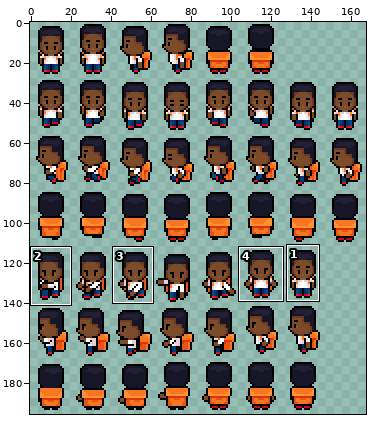
One commit to this sprite sheet: Player/Heroi.png. The picture above shows the old version from afar; the outline marks the close-up.
Close-up. As it was:
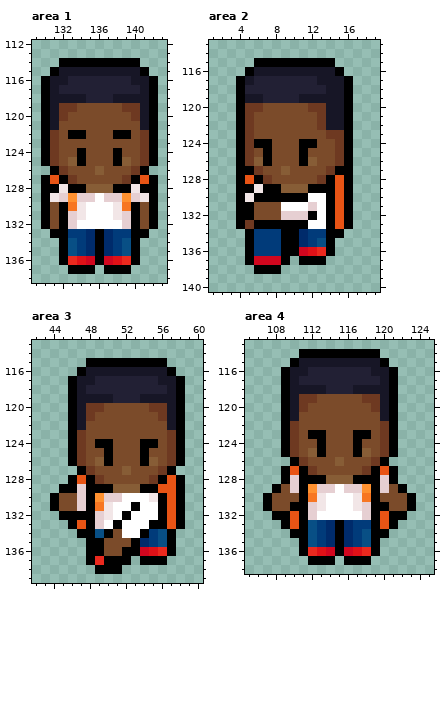
The file is 168x196 pixels. Shown: area 1: x 129..143, y 112..138; area 2: x 1..19, y 113..140; area 3: x 42..60, y 113..139; area 4: x 105..125, y 113..138. The commit also changed other parts of the picture, which this record leaves out.
And afterwards:
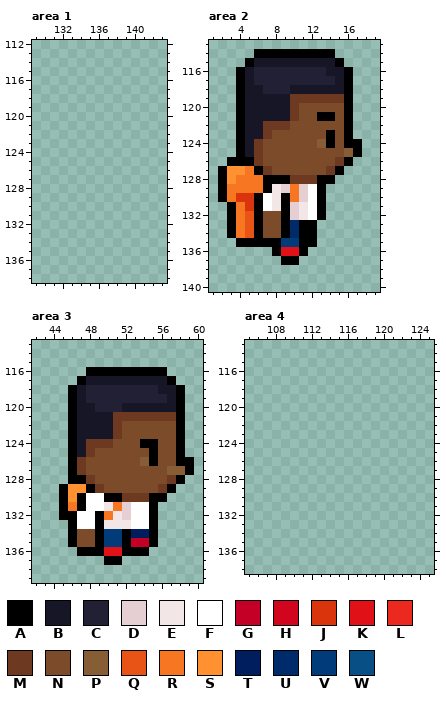
Palette (. is transparent): A #000000  B #171626  C #222034  D #e6cfd2  E #f2e6e7  F #ffffff  G #c40027  H #d1061e  J #d9340b  K #e01117  L #eb291e  M #6e3921  N #7b4b2a  P #875d36  Q #e85415  R #f77622  S #ff9130  T #001e5e  U #002b6b  V #013b7a  W #084f85
Difference:
Changed rows in their new state; - is an unchanged pixel.
Area 1:
first column x 130:
114 --.........--
115 -...........-
116 .............
117 .............
118 .............
119 .............
120 .............
121 .............
122 .............
123 .............
124 .............
125 .............
126 -...........-
127 .............
128 .............
129 .............
130 .............
131 .............
132 .............
133 -...........-
134 --.........--
135 --.........--
136 --.........--
137 ---...-...---
Area 2:
first column x 2:
114 ----AAAAAAAAA---
115 ---ABBBBBBBBBA--
116 --ABCCCCCCCC-BA-
117 -----------CC---
118 ---BB---BBBB----
119 -----BBBMMMMMM--
120 ---BBBBBM-NNNN--
121 ---BBBBBM--AAN--
122 ---BBMMM---NNN--
123 ---BBM------AN--
124 ---BMN---NNPAN-A
125 ---BMN---N---NPA
126 -A-AMN---NN-----
127 ASSRAM-N------.-
128 ASRRRAAAMMMA-..-
129 ARRRR-EDRDF-...-
130 ARJJ-FE-RD-A...-
131 -ARJAFEADEFA...-
132 -ARQA--A-EFA...-
133 -ARQ-NN-U-A....-
134 -ARQANN-UAA...--
135 --A-AAAVVAA..---
136 ---...AKKA...---
137 ---....-A...----
138 ----...---------
Area 3:
first column x 44:
115 ----.........---
116 ---.AAAAAAAAA.--
117 --.A-BBBBBBB-A.-
118 ------------B---
119 ----CCC---CCC---
120 ----BCCCBBBBB---
121 ----BBBMMMMM-M--
122 ----BBBM-----N--
123 ---BBBBM-----N--
124 ---BMMM------N--
125 ---BM-N---NA-N--
126 -----NN---PA-N-A
127 --AMN---N---NPPA
128 ---AMN-----NNM--
129 --SS-MNNNNNNMA.-
130 .ASAFFAAMMMA-..-
131 .ARAFF-RDF-A...-
132 ---FFARED--A...-
133 ---FFAEEE---...-
134 --ANNAVVATTA..--
135 --ANN-VVAGGA..--
136 ---A--KK--A...--
137 ----..--.-...---
138 -----...--------
Area 4:
first column x 107:
114 ----.........----
115 ---...........---
116 --.............--
117 --.............--
118 --.............--
119 --.............--
120 --.............--
121 --.............--
122 --.............--
123 --.............--
124 --.............--
125 --.............--
126 ---...........---
127 --.............--
128 --.............--
129 -...............-
130 .................
131 .................
132 -...............-
133 --.............--
134 ---...........---
135 ----.........----
136 ----.........----
137 -----...-...-----
Where, in picture pixels (left, top, right, bottom), the same in both close-ups:
erased: (41, 58, 158, 274)
changed: (218, 49, 362, 274)
changed: (50, 358, 194, 574)
erased: (263, 349, 416, 565)
